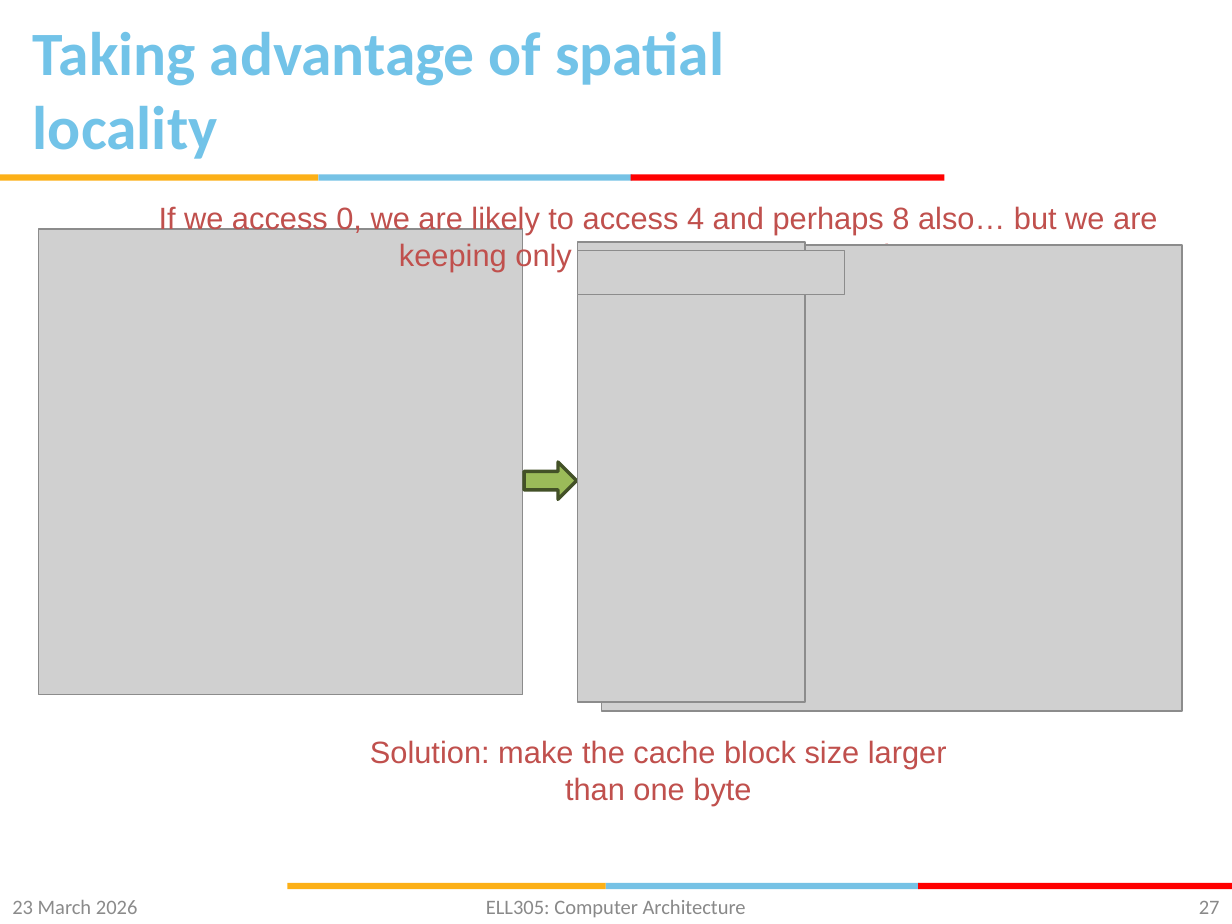
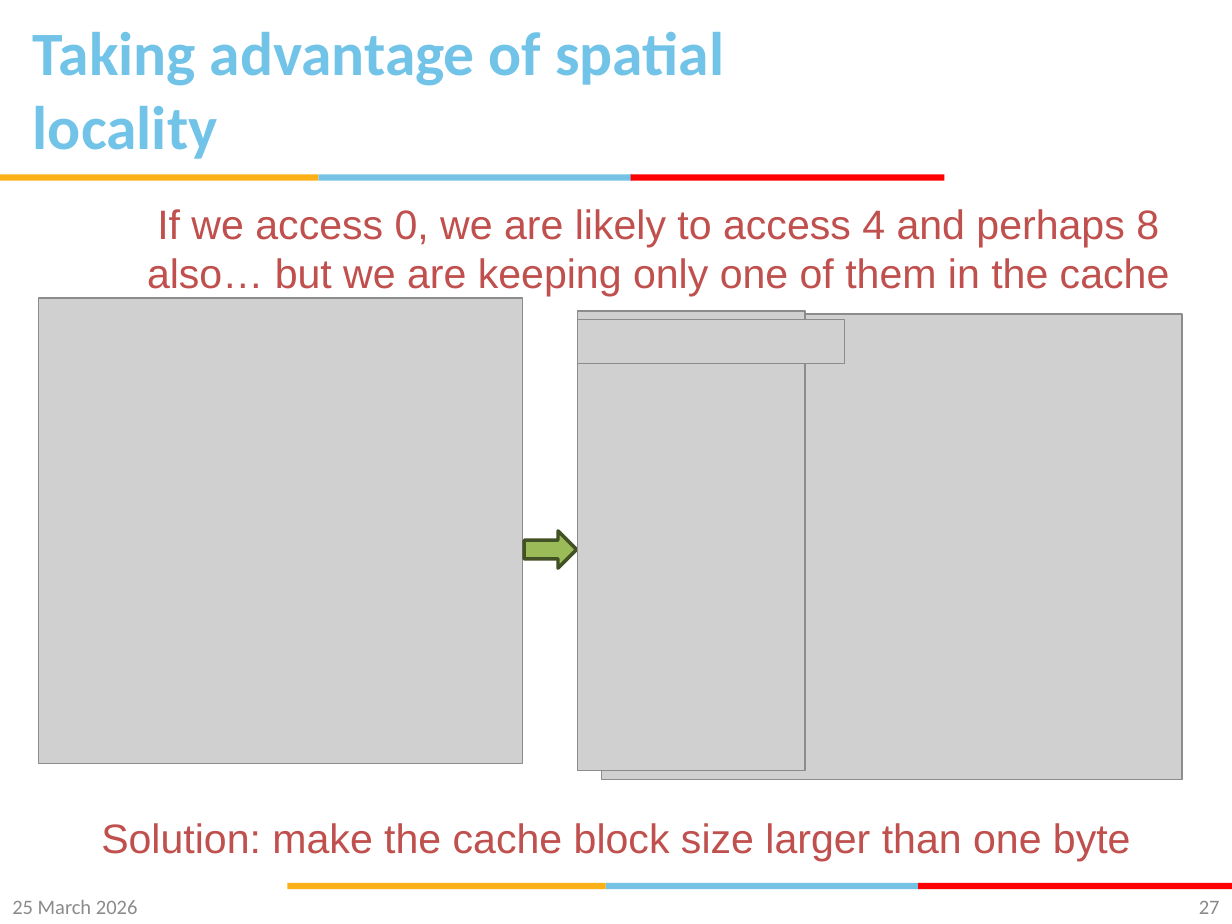
Before and after one commit to gsaurabhr-teaching/csf342-material, a slide deck: slide 27 of Lec-24-29-memory.pptx. Drawn at 1232x924 pixels with LibreOffice and Linux fonts; fonts in the diff are those of the drawing; grey boxes stand for pictures; background and template pictures are left out. Boxes give left, top, right and bottom in pixels: in the first picture for what was removed or moved away, otherwise in the second. Text is boxed around its words. In the diff, an @@ line names an element or a change of style, - is before the commit and + after.

Commit message:
direct mapped caches

```diff
--- a/Lec-24-29-memory.pptx
+++ b/Lec-24-29-memory.pptx
@@ text "If we access 0, we ..." at box(147, 209, 1170, 297): size 18 to 24 pt @@
@@ 4 pictures, 1 right arrow: place and size @@
-4 pictures, 1 right arrow at box(39, 229, 1181, 711)
+4 pictures, 1 right arrow at box(39, 298, 1181, 780)
@@ text "Solution: make the cache block ..." at box(101, 823, 1131, 861): size 18 to 24 pt @@
@@ text "Solution: make the cache block ...": place and size @@
-text "Solution: make the cache block ..." at box(370, 740, 947, 806)
+text "Solution: make the cache block ..." at box(101, 823, 1131, 861)
@@ text at box(12, 900, 138, 914): text changed @@
-23 March 2026
+25 March 2026
@@ text removed at box(486, 900, 746, 917) @@
-ELL305: Computer Architecture
```
Also in this commit, not shown: 70 other slides changed.
